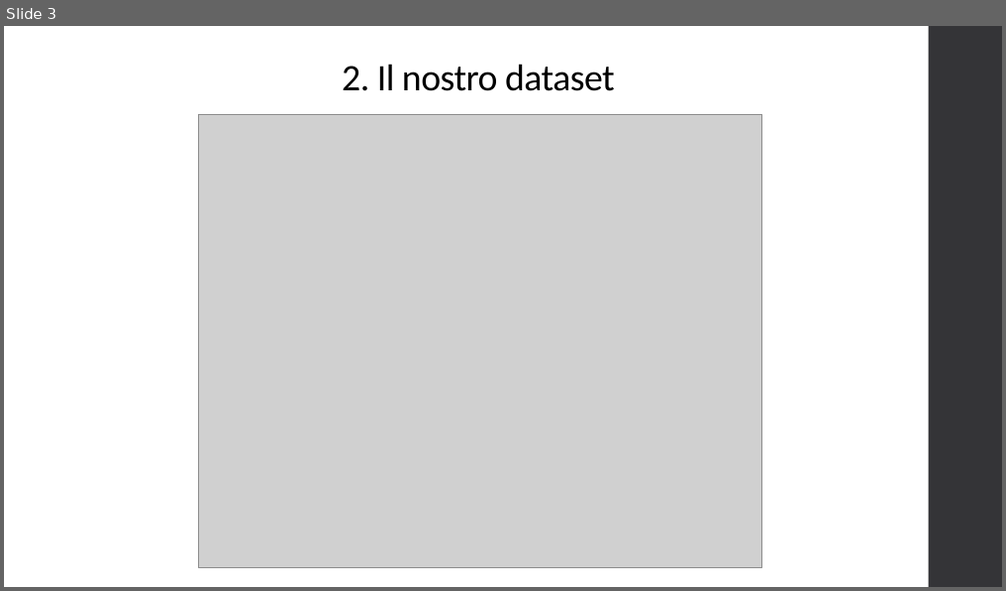
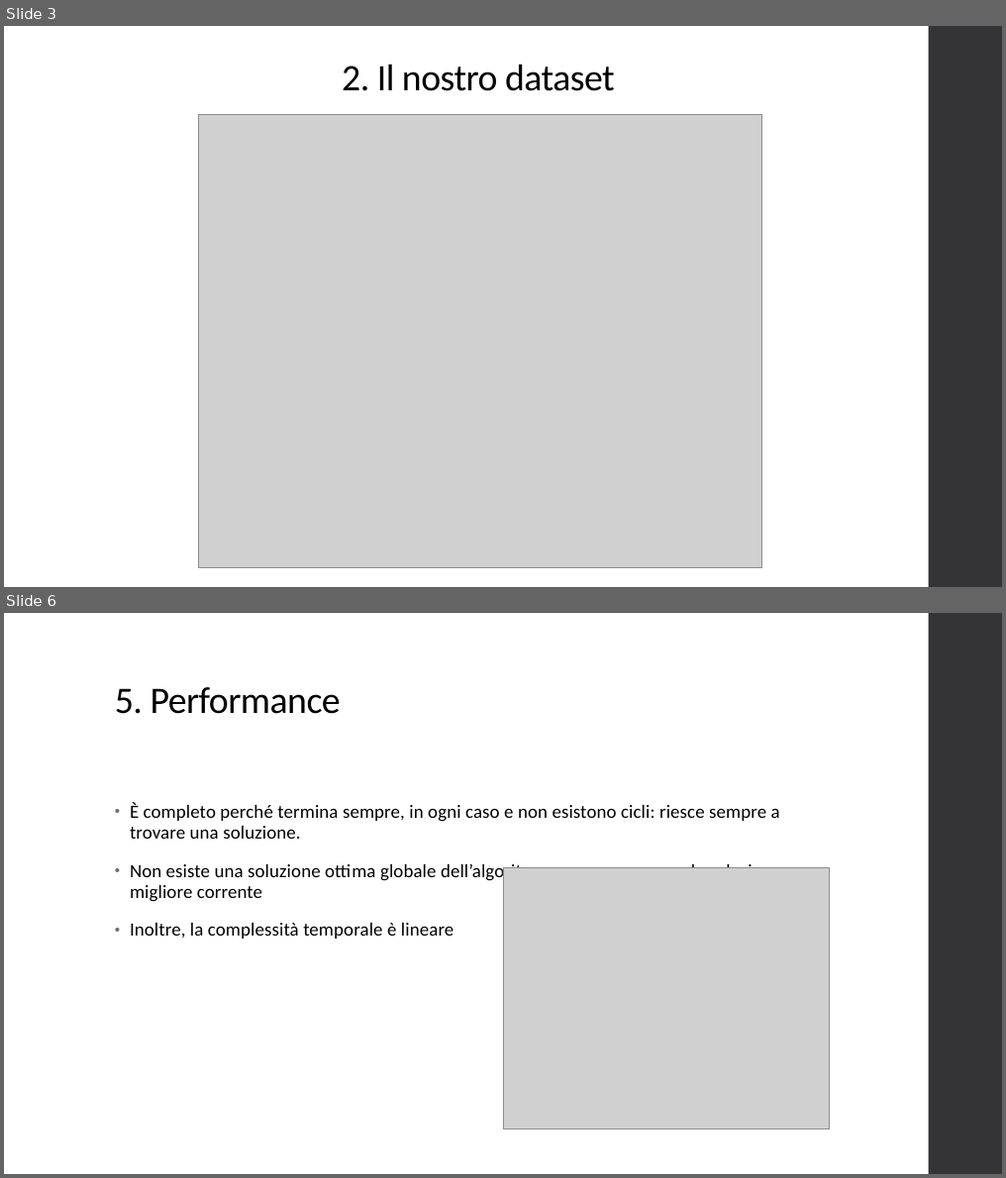
Before and after one commit to Crex99/KEY-KNOWLEDGE, a slide deck: FIA/KEY_KNOWNLEDGE.pptx. Shown one above the other, each under a label of ours: slide 3 before the commit, slides 3 and 6 after it; the slides between them are not shown. The pictures are 1006x591 and 1006x1178 pixels, drawn with LibreOffice and Linux fonts; fonts in the diff are those of the drawing; grey boxes stand for pictures. Boxes give left, top, right and bottom in pixels: in the first picture for what was removed or moved away, otherwise in the second. Text is boxed around its words. In the diff, an @@ line names an element or a change of style, - is before the commit and + after.

```diff
--- a/FIA/KEY_KNOWNLEDGE.pptx
+++ b/FIA/KEY_KNOWNLEDGE.pptx
@@ slide 6 added at bbox=[4, 613, 1002, 1174], background #FFFFFF; not listed: 1 template element that a slide beside it also shows @@
@@ title added at bbox=[115, 687, 341, 714], 36 pt, text #000000 @@
+5. Performance
@@ text added at bbox=[130, 802, 782, 939], 18 pt, text #000000 @@
+• È completo perché termina sempre, in ogni caso e non esistono cicli: riesce sempre a trovare una soluzione.
+• Non esiste una soluzione ottima globale dell’algoritmo, ma cerca sempre la soluzione migliore corrente
+• Inoltre, la complessità temporale è lineare
@@ picture added at bbox=[503, 868, 830, 1130] @@
```
Also in this commit, not shown: 5 slides changed, 1 other file.
